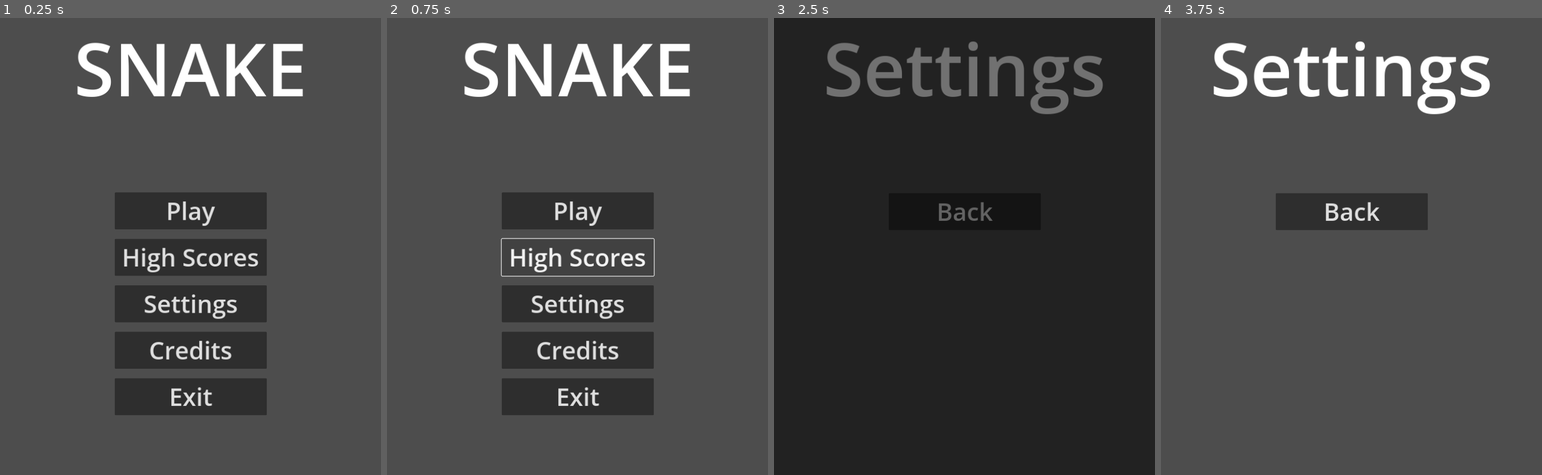
Above: before the commit, frames 1-4 (left to right).
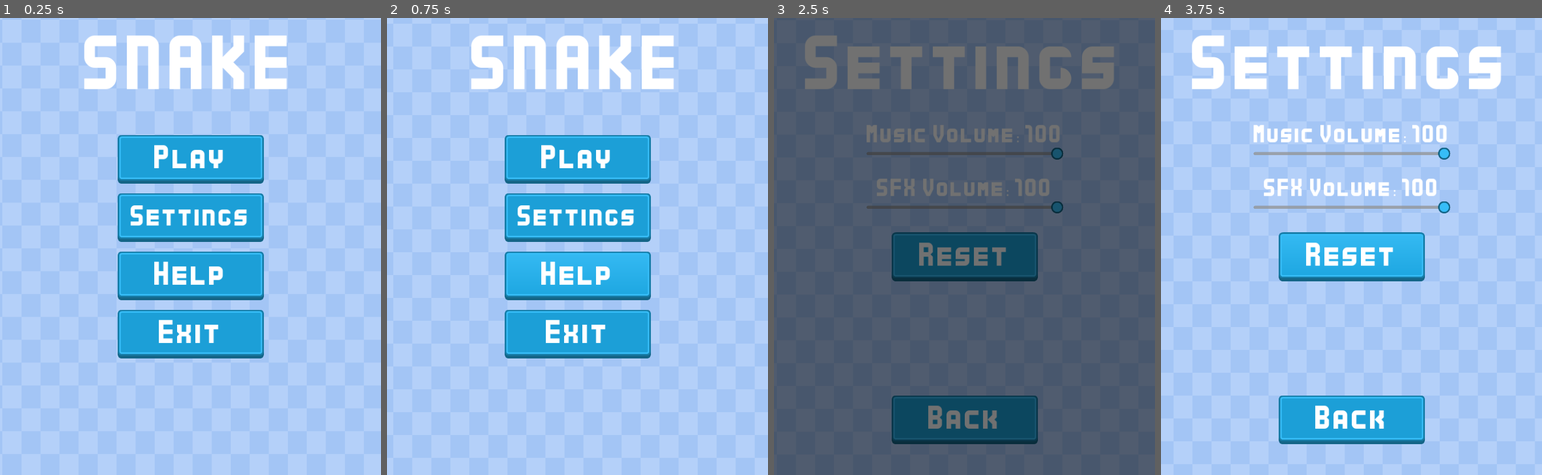
Above: after the commit, the same moments.

Repository: Sparrowworks/Snake
Game: Godot game, scene res://src/MainMenu/MainMenu.tscn
Two runs of this game, one before a commit and one after it. Both use one fixed random seed, a clock stepped at 60 frames per second and the inputs below.
Inputs (mouse positions are in pixels of both pictures, inside the frame that each line leads up to):
- Up to frame 1 (0.25 s): no input
- Up to frame 2 (0.75 s): click (577, 255) at 0.5 s, where only the run before the commit has a clickable "High Scores"
- Up to frame 3 (2.5 s): click "Settings" at 1.25 s; click (964, 273) at 2 s, where only the run after the commit has a clickable "Help"
- Up to frame 4 (3.75 s): click "Back" at 2.75 s; click (1351, 255) at 3.5 s, where only the run after the commit has a clickable "Reset"

The runs differ from the first frame. In frame 1, 99% of the frame differs, in the area x 0-100%, y 0-100%; in frame 2, 99%; in frame 3, 99%; in frame 4, 99%.

Commit message:
Started work on visuals; finished Main Menu and Settings

Diff:
--- /dev/null
+++ b/default_bus_layout.tres
@@ -0,0 +1,15 @@
+[gd_resource type="AudioBusLayout" format=3 uid="uid://3ejrtnud5jku"]
+
+[resource]
+bus/1/name = &"Music"
+bus/1/solo = false
+bus/1/mute = false
+bus/1/bypass_fx = false
+bus/1/volume_db = 0.0
+bus/1/send = &"Master"
+bus/2/name = &"SFX"
+bus/2/solo = false
+bus/2/mute = false
+bus/2/bypass_fx = false
+bus/2/volume_db = 0.0
+bus/2/send = &"Master"
--- /dev/null
+++ b/src/Background/Background.tscn
@@ -0,0 +1,12 @@
+[gd_scene load_steps=2 format=3 uid="uid://hojhgp2tlg3b"]
+
+[ext_resource type="Texture2D" uid="uid://224vv4sesa2v" path="res://assets/images/gameBG.png" id="1_tu78p"]
+
+[node name="Background" type="Parallax2D"]
+repeat_size = Vector2(1000, 1200)
+autoscroll = Vector2(20, 20)
+
+[node name="Sprite2D" type="Sprite2D" parent="."]
+scale = Vector2(1, 1.2)
+texture = ExtResource("1_tu78p")
+centered = false
--- a/src/Game/Game.tscn
+++ b/src/Game/Game.tscn
@@ -1,9 +1,23 @@
-[gd_scene load_steps=5 format=3 uid="uid://byq6te8x2cgls"]
+[gd_scene load_steps=7 format=3 uid="uid://byq6te8x2cgls"]
 
 [ext_resource type="Script" path="res://src/Game/Game.gd" id="1_62xe8"]
 [ext_resource type="Texture2D" uid="uid://224vv4sesa2v" path="res://assets/images/gameBG.png" id="2_vicne"]
 [ext_resource type="PackedScene" uid="uid://c073rwhcnpodn" path="res://src/Game/Snake/Snake.tscn" id="3_mne51"]
 [ext_resource type="PackedScene" uid="uid://s4l216a8k542" path="res://src/Game/Apple/Apple.tscn" id="4_kun0h"]
+[ext_resource type="FontFile" uid="uid://brsbkqea30ixk" path="res://assets/fonts/Kenney Bold.ttf" id="5_4eicg"]
+
+[sub_resource type="StyleBoxFlat" id="StyleBoxFlat_x8i8o"]
+bg_color = Color(0.106763, 0.539106, 0.954365, 1)
+border_width_left = 5
+border_width_top = 5
+border_width_right = 5
+border_width_bottom = 5
+border_color = Color(0, 0, 0, 1)
+border_blend = true
+corner_radius_top_left = 25
+corner_radius_top_right = 25
+corner_radius_bottom_right = 25
+corner_radius_bottom_left = 25
 
 [node name="Game" type="Node2D"]
 script = ExtResource("1_62xe8")
@@ -38,7 +52,9 @@
 layout_mode = 1
 anchors_preset = 10
 anchor_right = 1.0
+offset_bottom = 200.0
 grow_horizontal = 2
+theme_override_styles/panel = SubResource("StyleBoxFlat_x8i8o")
 
 [node name="VBoxContainer" type="VBoxContainer" parent="UI/Control/Panel"]
 layout_mode = 1
@@ -59,6 +75,7 @@
 unique_name_in_owner = true
 custom_minimum_size = Vector2(200, 0)
 layout_mode = 2
+theme_override_fonts/font = ExtResource("5_4eicg")
 theme_override_font_sizes/font_size = 32
 text = "Score: 0"
 horizontal_alignment = 1
@@ -67,6 +84,7 @@
 unique_name_in_owner = true
 custom_minimum_size = Vector2(200, 0)
 layout_mode = 2
+theme_override_fonts/font = ExtResource("5_4eicg")
 theme_override_font_sizes/font_size = 32
 text = "Time: 0"
 horizontal_alignment = 1
--- a/src/Global/Global.gd
+++ b/src/Global/Global.gd
@@ -5,3 +5,7 @@
 const MOVEMENT_SIZE = 64
 const MAX_X = 19
 const MAX_Y = 19
+
+var music_volume: int = 100
+var sfx_volume: int = 100
+var hi_score: int = 0
--- a/src/MainMenu/MainMenu.tscn
+++ b/src/MainMenu/MainMenu.tscn
@@ -1,6 +1,11 @@
-[gd_scene load_steps=2 format=3 uid="uid://bk00st466njpq"]
+[gd_scene load_steps=7 format=3 uid="uid://bk00st466njpq"]
 
 [ext_resource type="Script" path="res://src/MainMenu/main_menu.gd" id="1_yhfxu"]
+[ext_resource type="PackedScene" uid="uid://hojhgp2tlg3b" path="res://src/Background/Background.tscn" id="2_h5q4a"]
+[ext_resource type="FontFile" uid="uid://brsbkqea30ixk" path="res://assets/fonts/Kenney Bold.ttf" id="3_0t5ke"]
+[ext_resource type="Texture2D" uid="uid://bsvwqhjqq87h4" path="res://assets/images/button_rectangle_depth_flat.png" id="4_05ole"]
+[ext_resource type="Texture2D" uid="uid://3g3hxxbr0cm8" path="res://assets/images/button_rectangle_depth_gradient.png" id="4_xf1ed"]
+[ext_resource type="Texture2D" uid="uid://b7fw521n0ulr1" path="res://assets/images/button_rectangle_depth_gloss.png" id="5_we6kd"]
 
 [node name="MainMenu" type="Control"]
 layout_mode = 3
@@ -11,15 +16,19 @@
 grow_vertical = 2
 script = ExtResource("1_yhfxu")
 
+[node name="Background" parent="." instance=ExtResource("2_h5q4a")]
+
 [node name="Title" type="Label" parent="."]
 layout_mode = 1
 anchors_preset = 10
 anchor_right = 1.0
-offset_bottom = 23.0
+offset_bottom = 263.0
 grow_horizontal = 2
-theme_override_font_sizes/font_size = 192
+theme_override_fonts/font = ExtResource("3_0t5ke")
+theme_override_font_sizes/font_size = 112
 text = "SNAKE"
 horizontal_alignment = 1
+vertical_alignment = 1
 
 [node name="ButtonBox" type="VBoxContainer" parent="."]
 layout_mode = 1
@@ -28,46 +37,95 @@
 anchor_top = 0.5
 anchor_right = 0.5
 anchor_bottom = 0.5
-offset_left = -184.0
-offset_top = -140.0
-offset_right = 184.0
-offset_bottom = 440.0
+offset_left = -200.0
+offset_top = -229.5
+offset_right = 200.0
+offset_bottom = 229.5
 grow_horizontal = 2
 grow_vertical = 2
 theme_override_constants/separation = 25
 
-[node name="PlayButton" type="Button" parent="ButtonBox"]
-custom_minimum_size = Vector2(400, 0)
+[node name="PlayButton" type="TextureButton" parent="ButtonBox"]
 layout_mode = 2
-theme_override_font_sizes/font_size = 64
+size_flags_horizontal = 4
+texture_normal = ExtResource("4_05ole")
+texture_pressed = ExtResource("5_we6kd")
+texture_hover = ExtResource("4_xf1ed")
+
+[node name="Label" type="Label" parent="ButtonBox/PlayButton"]
+layout_mode = 1
+anchors_preset = 15
+anchor_right = 1.0
+anchor_bottom = 1.0
+grow_horizontal = 2
+grow_vertical = 2
+theme_override_fonts/font = ExtResource("3_0t5ke")
+theme_override_font_sizes/font_size = 48
 text = "Play"
+horizontal_alignment = 1
+vertical_alignment = 1
 
-[node name="HIButton" type="Button" parent="ButtonBox"]
-custom_minimum_size = Vector2(400, 0)
+[node name="SettingsButton" type="TextureButton" parent="ButtonBox"]
 layout_mode = 2
-theme_override_font_sizes/font_size = 64
-text = "High Scores"
+size_flags_horizontal = 4
+texture_normal = ExtResource("4_05ole")
+texture_pressed = ExtResource("5_we6kd")
+texture_hover = ExtResource("4_xf1ed")
 
-[node name="SettingsButton" type="Button" parent="ButtonBox"]
-custom_minimum_size = Vector2(400, 0)
+[node name="Label" type="Label" parent="ButtonBox/SettingsButton"]
+layout_mode = 1
+anchors_preset = 15
+anchor_right = 1.0
+anchor_bottom = 1.0
+grow_horizontal = 2
+grow_vertical = 2
+theme_override_fonts/font = ExtResource("3_0t5ke")
+theme_override_font_sizes/font_size = 42
+text = "Settings"
+horizontal_alignment = 1
+vertical_alignment = 1
+
+[node name="HelpButton" type="TextureButton" parent="ButtonBox"]
 layout_mode = 2
-theme_override_font_sizes/font_size = 64
-text = "Settings"
+size_flags_horizontal = 4
+texture_normal = ExtResource("4_05ole")
+texture_pressed = ExtResource("5_we6kd")
+texture_hover = ExtResource("4_xf1ed")
 
-[node name="CreditsButton" type="Button" parent="ButtonBox"]
-custom_minimum_size = Vector2(400, 0)
+[node name="Label" type="Label" parent="ButtonBox/HelpButton"]
+layout_mode = 1
+anchors_preset = 15
+anchor_right = 1.0
+anchor_bottom = 1.0
+grow_horizontal = 2
+grow_vertical = 2
+theme_override_fonts/font = ExtResource("3_0t5ke")
+theme_override_font_sizes/font_size = 48
+text = "Help"
+horizontal_alignment = 1
+vertical_alignment = 1
+
+[node name="ExitButton" type="TextureButton" parent="ButtonBox"]
 layout_mode = 2
-theme_override_font_sizes/font_size = 64
-text = "Credits"
+size_flags_horizontal = 4
+texture_normal = ExtResource("4_05ole")
+texture_pressed = ExtResource("5_we6kd")
+texture_hover = ExtResource("4_xf1ed")
 
-[node name="ExitButton" type="Button" parent="ButtonBox"]
-custom_minimum_size = Vector2(400, 0)
-layout_mode = 2
-theme_override_font_sizes/font_size = 64
+[node name="Label" type="Label" parent="ButtonBox/ExitButton"]
+layout_mode = 1
+anchors_preset = 15
+anchor_right = 1.0
+anchor_bottom = 1.0
+grow_horizontal = 2
+grow_vertical = 2
+theme_override_fonts/font = ExtResource("3_0t5ke")
+theme_override_font_sizes/font_size = 48
 text = "Exit"
+horizontal_alignment = 1
+vertical_alignment = 1
 
 [connection signal="pressed" from="ButtonBox/PlayButton" to="." method="_on_play_button_pressed"]
-[connection signal="pressed" from="ButtonBox/HIButton" to="." method="_on_hi_button_pressed"]
 [connection signal="pressed" from="ButtonBox/SettingsButton" to="." method="_on_settings_button_pressed"]
-[connection signal="pressed" from="ButtonBox/CreditsButton" to="." method="_on_credits_button_pressed"]
+[connection signal="pressed" from="ButtonBox/HelpButton" to="." method="_on_help_button_pressed"]
 [connection signal="pressed" from="ButtonBox/ExitButton" to="." method="_on_exit_button_pressed"]
--- a/src/MainMenu/main_menu.gd
+++ b/src/MainMenu/main_menu.gd
@@ -4,18 +4,11 @@
 func _on_play_button_pressed() -> void:
 	go_to("res://src/Game/Game.tscn")
 
-
-func _on_hi_button_pressed() -> void:
-	pass # Replace with function body.
-
-
 func _on_settings_button_pressed() -> void:
 	go_to("res://src/Settings/Settings.tscn")
 
-
 func _on_credits_button_pressed() -> void:
 	pass # Replace with function body.
-
 
 func _on_exit_button_pressed() -> void:
 	get_tree().quit()
@@ -24,3 +17,7 @@
 	var transition: Node = Composer.setup_load_screen(Global.loading_transition)
 	await transition.finished_fade_in
 	Composer.load_scene(scene)
+
+
+func _on_help_button_pressed() -> void:
+	pass # Replace with function body.
--- a/src/Settings/Settings.tscn
+++ b/src/Settings/Settings.tscn
@@ -1,6 +1,13 @@
-[gd_scene load_steps=2 format=3 uid="uid://ifm4ef6lvrhi"]
+[gd_scene load_steps=9 format=3 uid="uid://ifm4ef6lvrhi"]
 
 [ext_resource type="Script" path="res://src/Settings/settings.gd" id="1_jqvh0"]
+[ext_resource type="PackedScene" uid="uid://hojhgp2tlg3b" path="res://src/Background/Background.tscn" id="2_6netp"]
+[ext_resource type="FontFile" uid="uid://brsbkqea30ixk" path="res://assets/fonts/Kenney Bold.ttf" id="3_alh7i"]
+[ext_resource type="Texture2D" uid="uid://bsvwqhjqq87h4" path="res://assets/images/button_rectangle_depth_flat.png" id="4_5o5h4"]
+[ext_resource type="Texture2D" uid="uid://e1mxdr6qd3ac" path="res://assets/images/icon_circle.png" id="4_8lpai"]
+[ext_resource type="Texture2D" uid="uid://n72vfrbd0imh" path="res://assets/images/icon_outline_circle.png" id="5_jxjyi"]
+[ext_resource type="Texture2D" uid="uid://b7fw521n0ulr1" path="res://assets/images/button_rectangle_depth_gloss.png" id="5_mdo30"]
+[ext_resource type="Texture2D" uid="uid://3g3hxxbr0cm8" path="res://assets/images/button_rectangle_depth_gradient.png" id="6_pu453"]
 
 [node name="Settings" type="Control"]
 layout_mode = 3
@@ -11,15 +18,19 @@
 grow_vertical = 2
 script = ExtResource("1_jqvh0")
 
+[node name="Background" parent="." instance=ExtResource("2_6netp")]
+
 [node name="Title" type="Label" parent="."]
 layout_mode = 1
 anchors_preset = 10
 anchor_right = 1.0
-offset_bottom = 23.0
+offset_bottom = 263.0
 grow_horizontal = 2
-theme_override_font_sizes/font_size = 192
+theme_override_fonts/font = ExtResource("3_alh7i")
+theme_override_font_sizes/font_size = 112
 text = "Settings"
 horizontal_alignment = 1
+vertical_alignment = 1
 
 [node name="ButtonBox" type="VBoxContainer" parent="."]
 layout_mode = 1
@@ -28,19 +39,100 @@
 anchor_top = 0.5
 anchor_right = 0.5
 anchor_bottom = 0.5
-offset_left = -184.0
-offset_top = -140.0
-offset_right = 184.0
-offset_bottom = 440.0
+offset_left = -256.0
+offset_top = -319.0
+offset_right = 256.0
+offset_bottom = 519.0
 grow_horizontal = 2
 grow_vertical = 2
-theme_override_constants/separation = 25
+theme_override_constants/separation = 50
 
-[node name="BackButton" type="Button" parent="ButtonBox"]
-custom_minimum_size = Vector2(400, 0)
+[node name="MusicSlider" type="VBoxContainer" parent="ButtonBox"]
 layout_mode = 2
-theme_override_font_sizes/font_size = 64
-text = "Back
-"
 
+[node name="MusicLabel" type="Label" parent="ButtonBox/MusicSlider"]
+unique_name_in_owner = true
+layout_mode = 2
+theme_override_fonts/font = ExtResource("3_alh7i")
+theme_override_font_sizes/font_size = 36
+text = "Music Volume: 100"
+horizontal_alignment = 1
+vertical_alignment = 1
+
+[node name="MusicSlider" type="HSlider" parent="ButtonBox/MusicSlider"]
+unique_name_in_owner = true
+layout_mode = 2
+theme_override_icons/grabber = ExtResource("4_8lpai")
+theme_override_icons/grabber_highlight = ExtResource("5_jxjyi")
+value = 100.0
+rounded = true
+
+[node name="SfxSlider" type="VBoxContainer" parent="ButtonBox"]
+layout_mode = 2
+
+[node name="SfxLabel" type="Label" parent="ButtonBox/SfxSlider"]
+unique_name_in_owner = true
+layout_mode = 2
+theme_override_fonts/font = ExtResource("3_alh7i")
+theme_override_font_sizes/font_size = 36
+text = "SFX Volume: 100"
+horizontal_alignment = 1
+vertical_alignment = 1
+
+[node name="SfxSlider" type="HSlider" parent="ButtonBox/SfxSlider"]
+unique_name_in_owner = true
+layout_mode = 2
+theme_override_icons/grabber = ExtResource("4_8lpai")
+theme_override_icons/grabber_highlight = ExtResource("5_jxjyi")
+value = 100.0
+rounded = true
+
+[node name="ResetButton" type="TextureButton" parent="ButtonBox"]
+layout_mode = 2
+size_flags_horizontal = 4
+texture_normal = ExtResource("4_5o5h4")
+texture_pressed = ExtResource("5_mdo30")
+texture_hover = ExtResource("6_pu453")
+
+[node name="Label" type="Label" parent="ButtonBox/ResetButton"]
+layout_mode = 1
+anchors_preset = 15
+anchor_right = 1.0
+anchor_bottom = 1.0
+grow_horizontal = 2
+grow_vertical = 2
+theme_override_fonts/font = ExtResource("3_alh7i")
+theme_override_font_sizes/font_size = 48
+text = "Reset"
+horizontal_alignment = 1
+vertical_alignment = 1
+
+[node name="HSeparator" type="HSeparator" parent="ButtonBox"]
+self_modulate = Color(1, 1, 1, 0)
+layout_mode = 2
+theme_override_constants/separation = 200
+
+[node name="BackButton" type="TextureButton" parent="ButtonBox"]
+layout_mode = 2
+size_flags_horizontal = 4
+texture_normal = ExtResource("4_5o5h4")
+texture_pressed = ExtResource("5_mdo30")
+texture_hover = ExtResource("6_pu453")
+
+[node name="Label" type="Label" parent="ButtonBox/BackButton"]
+layout_mode = 1
+anchors_preset = 15
+anchor_right = 1.0
+anchor_bottom = 1.0
+grow_horizontal = 2
+grow_vertical = 2
+theme_override_fonts/font = ExtResource("3_alh7i")
+theme_override_font_sizes/font_size = 48
+text = "Back"
+horizontal_alignment = 1
+vertical_alignment = 1
+
+[connection signal="value_changed" from="ButtonBox/MusicSlider/MusicSlider" to="." method="_on_music_slider_value_changed"]
+[connection signal="value_changed" from="ButtonBox/SfxSlider/SfxSlider" to="." method="_on_sfx_slider_value_changed"]
+[connection signal="pressed" from="ButtonBox/ResetButton" to="." method="_on_reset_button_pressed"]
 [connection signal="pressed" from="ButtonBox/BackButton" to="." method="_on_back_button_pressed"]
--- a/src/Settings/settings.gd
+++ b/src/Settings/settings.gd
@@ -1,7 +1,43 @@
 extends Control
 
+@onready var music_label: Label = %MusicLabel
+@onready var music_slider: HSlider = %MusicSlider
+
+@onready var sfx_label: Label = %SfxLabel
+@onready var sfx_slider: HSlider = %SfxSlider
+
+func _ready() -> void:
+	music_label.text = "Music Volume: " + str(Global.music_volume)
+	sfx_label.text = "SFX Volume: " + str(Global.sfx_volume)
+
+	music_slider.value = Global.music_volume
+	sfx_slider.value = Global.sfx_volume
 
 func _on_back_button_pressed() -> void:
 	var transition: Node = Composer.setup_load_screen(Global.loading_transition)
 	await transition.finished_fade_in
 	Composer.load_scene("res://src/MainMenu/MainMenu.tscn")
+
+
+func _on_reset_button_pressed() -> void:
+	Global.music_volume = 100
+	Global.sfx_volume = 100
+
+	music_label.text = "Music Volume: " + str(Global.music_volume)
+	sfx_label.text = "SFX Volume: " + str(Global.sfx_volume)
+
+	music_slider.value = Global.music_volume
+	sfx_slider.value = Global.sfx_volume
+
+	AudioServer.set_bus_volume_db(AudioServer.get_bus_index("Music"),linear_to_db(Global.music_volume))
+	AudioServer.set_bus_volume_db(AudioServer.get_bus_index("SFX"),linear_to_db(Global.sfx_volume))
+
+func _on_music_slider_value_changed(value: float) -> void:
+	Global.music_volume = int(value)
+	music_label.text = "Music Volume: " + str(Global.music_volume)
+	AudioServer.set_bus_volume_db(AudioServer.get_bus_index("Music"),linear_to_db(Global.music_volume))
+
+func _on_sfx_slider_value_changed(value: float) -> void:
+	Global.sfx_volume = int(value)
+	sfx_label.text = "SFX Volume: " + str(Global.sfx_volume)
+	AudioServer.set_bus_volume_db(AudioServer.get_bus_index("SFX"),linear_to_db(Global.sfx_volume))
Binary file added: assets/fonts/Kenney Bold.ttf
Not shown, added: assets/fonts/Kenney Bold.ttf.import
Not shown, added: assets/fonts/Kenney Future.ttf.import
Binary file added: assets/images/button_rectangle_depth_flat.png
Not shown, added: assets/images/button_rectangle_depth_flat.png.import
Binary file added: assets/images/button_rectangle_depth_gloss.png
Not shown, added: assets/images/button_rectangle_depth_gloss.png.import
Binary file added: assets/images/button_rectangle_depth_gradient.png
Not shown, added: assets/images/button_rectangle_depth_gradient.png.import
Not shown, added: assets/images/button_square_gradient.png.import
Binary file added: assets/images/icon_circle.png
Not shown, added: assets/images/icon_circle.png.import
(and 4 more such lines)
